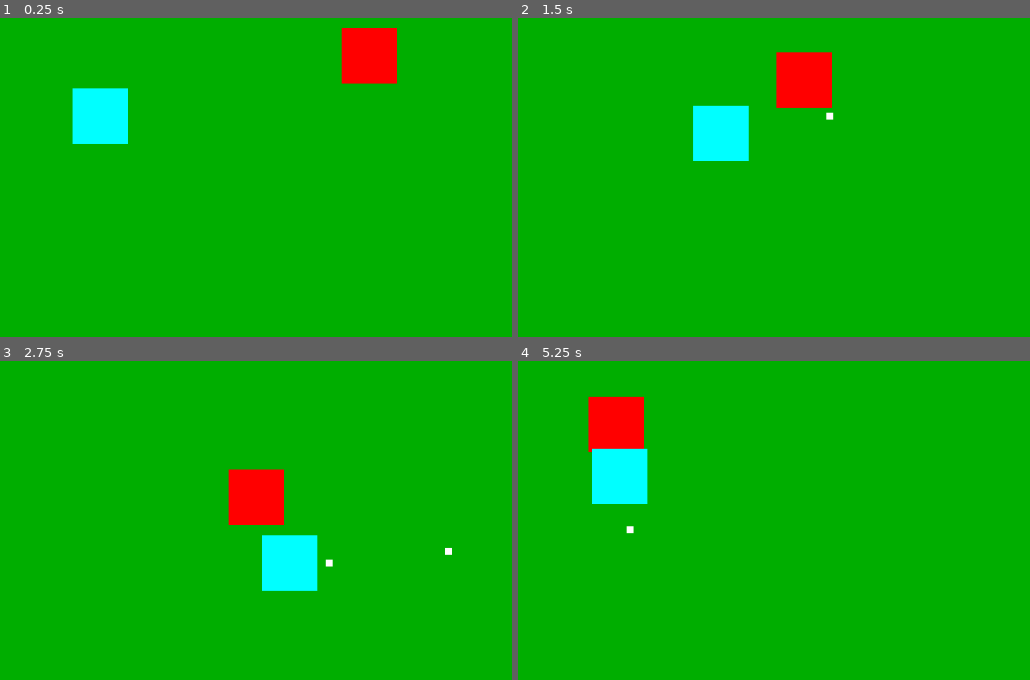
Above: before the commit, frames 1-4 (two rows, left to right).
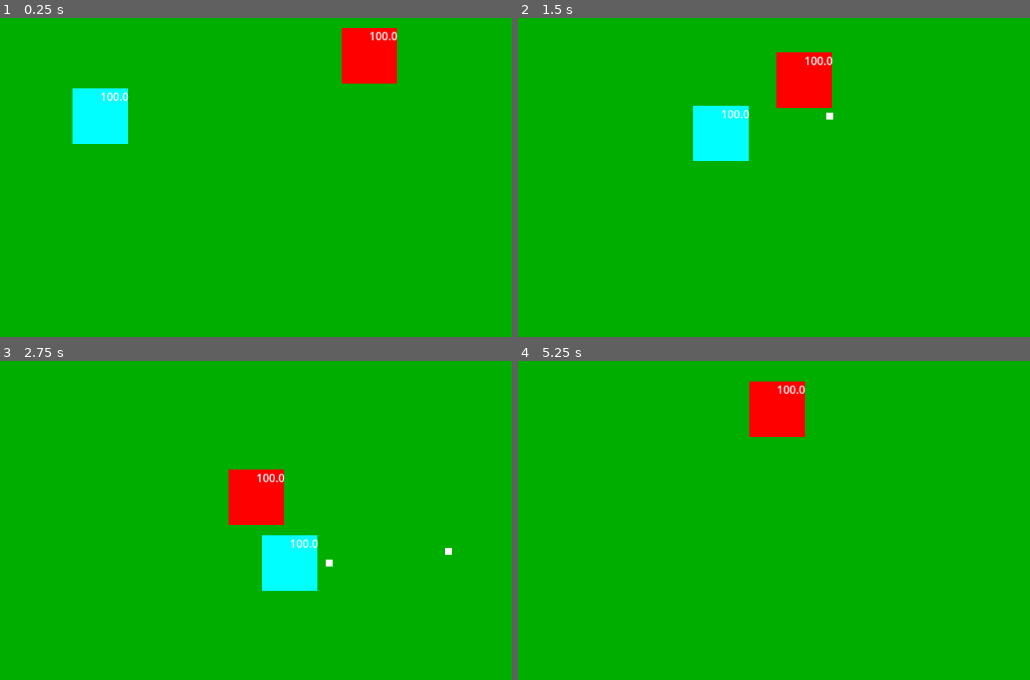
Above: after the commit, the same moments.

Repository: CC-Program/testgame
Game: Godot game, scene res://main.tscn
The game is run twice, just before and just after one commit, with the same random seed, the same clock (stepped at 60 frames per second) and the same inputs.
Inputs:
- Up to frame 1 (0.25 s): no input
- Up to frame 2 (1.5 s): hold D (player_right) 0.53-1.28 s; hold Space (player_attack_confirm) 0.53-1.28 s; hold S (player_down) from 1.28 s (still down); tap Space (player_attack_confirm) at 1.35 s
- Up to frame 3 (2.75 s): release S (player_down) at 2.03 s; hold D (player_right) from 2.03 s (still down); hold Space (player_attack_confirm) from 2.03 s (still down)
- Up to frame 4 (5.25 s): release D (player_right) at 2.78 s; release Space (player_attack_confirm) at 2.78 s; hold W (player_up) 2.78-3.53 s; tap Space (player_attack_confirm) at 2.85, 4.35 s; hold Space (player_attack_confirm) 3.53-4.28 s; hold A (player_left) 3.53-5.03 s; hold S (player_down) from 5.03 s (still down); hold Space (player_attack_confirm) from 5.03 s (still down)

The runs differ from the first frame. In frame 1, 0.2% of the frame differs, in the area x 19-78%, y 4-27%; in frame 2, 0.2%; in frame 3, 0.2%; in frame 4, 5.7%, in the area x 13-57%, y 6-55%.

Commit message:
fourth commit

Diff:
--- a/enemy_1.gd
+++ b/enemy_1.gd
@@ -16,6 +16,8 @@
 
 var patrol_target : Vector2
 var player = null
+
+func get_health(): return health
 
 func _ready():
 	patrol_target = point_b
--- /dev/null
+++ b/health_bar.gd
@@ -0,0 +1,13 @@
+extends Node2D
+
+@export var offset := Vector2(0, -40)
+
+@onready var hp_label = $Label
+var character_health = null
+
+func _physics_process(delta: float) -> void:
+	var target = get_parent()
+
+	if target and target.has_method("get_health"):
+		hp_label.text = str(target.get_health())
+	position = offset
--- a/health_bar.tscn
+++ b/health_bar.tscn
@@ -1,7 +1,10 @@
 [gd_scene format=3 uid="uid://daoq5lcn7ob1s"]
 
-[node name="HealthBar" type="Node" unique_id=202318900]
+[ext_resource type="Script" uid="uid://88wa3hdggs2j" path="res://health_bar.gd" id="1_m7ell"]
 
-[node name="TextEdit" type="TextEdit" parent="." unique_id=23911116]
-offset_right = 8.0
-offset_bottom = 8.0
+[node name="HealthBar" type="Node2D" unique_id=734496782]
+script = ExtResource("1_m7ell")
+
+[node name="Label" type="Label" parent="." unique_id=471852130]
+offset_right = 40.0
+offset_bottom = 23.0
--- a/main.tscn
+++ b/main.tscn
@@ -2,6 +2,7 @@
 
 [ext_resource type="PackedScene" uid="uid://dcwrkkc4yaakn" path="res://enemy_1.tscn" id="1_0xm2m"]
 [ext_resource type="PackedScene" uid="uid://cva6iek811g7c" path="res://player.tscn" id="1_ig7tw"]
+[ext_resource type="PackedScene" uid="uid://daoq5lcn7ob1s" path="res://health_bar.tscn" id="3_h2yge"]
 
 [node name="Main" type="Node" unique_id=244345774]
 
@@ -13,5 +14,9 @@
 [node name="Enemy1" parent="." unique_id=853102149 instance=ExtResource("1_0xm2m")]
 position = Vector2(757, 229)
 
+[node name="HealthBar" parent="Enemy1" unique_id=734496782 instance=ExtResource("3_h2yge")]
+
 [node name="Player" parent="." unique_id=1199042940 instance=ExtResource("1_ig7tw")]
 position = Vector2(345, 322)
+
+[node name="HealthBar" parent="Player" unique_id=548264443 instance=ExtResource("3_h2yge")]
--- a/player.gd
+++ b/player.gd
@@ -1,6 +1,7 @@
 extends CharacterBody2D
 
 @onready var invincible_timer = $InvincibleTimer
+@onready var enemy_touched : CharacterBody2D = null
 
 @export var health : float = 100.0
 @export var move_speed : float = 200.0
@@ -13,9 +14,11 @@
 var input_vector : Vector2 = Vector2.ZERO
 var can_shoot := true
 var last_facing := Vector2.DOWN
+var touching_enemies := false
+
+func get_health(): return health
 
 func _physics_process(delta):
-
 	# Get input
 	input_vector = Vector2(
 		Input.get_action_strength("player_right") - Input.get_action_strength("player_left"),
@@ -33,8 +36,13 @@
 	if Input.is_action_pressed("player_attack_confirm") and can_shoot:
 		shoot()
 
-	if input_vector != Vector2.ZERO:
-		last_facing = input_vector
+	#touching enemies
+	if enemy_touched != null and not invincible:
+		health -= enemy_touched.damage
+		if health <=0:
+			queue_free()
+		invincible = true
+		invincible_timer.start()
 
 	move_and_slide()
 
@@ -58,15 +66,11 @@
 	can_shoot = true
 
 func _on_hurt_box_body_entered(body: Node2D) -> void:
-	if invincible: return
-	print("get hit")
 	if body.is_in_group("enemies"):
-		health -= body.damage
-		if health <=0:
-			queue_free()
-			invincible = true
-		invincible_timer.wait_time = 1.0
-		invincible_timer.start
+		enemy_touched = body
+
+func _on_hurt_box_body_exited(body: Node2D) -> void:
+	enemy_touched = null
 
 func _on_invincible_timer_timeout() -> void:
 	invincible = false
--- a/player.tscn
+++ b/player.tscn
@@ -34,4 +34,5 @@
 one_shot = true
 
 [connection signal="body_entered" from="HurtBox" to="." method="_on_hurt_box_body_entered"]
+[connection signal="body_exited" from="HurtBox" to="." method="_on_hurt_box_body_exited"]
 [connection signal="timeout" from="InvincibleTimer" to="." method="_on_invincible_timer_timeout"]
Not shown, added: health_bar.gd.uid
